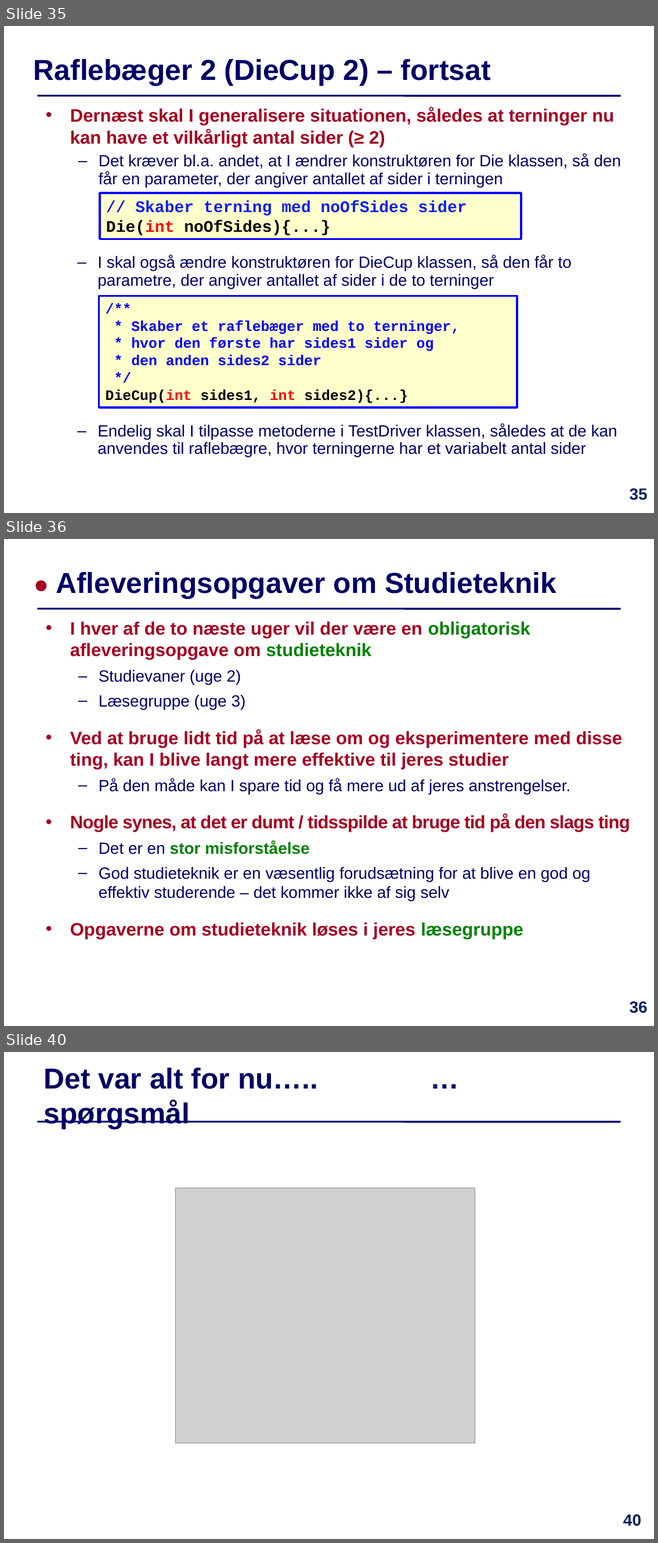
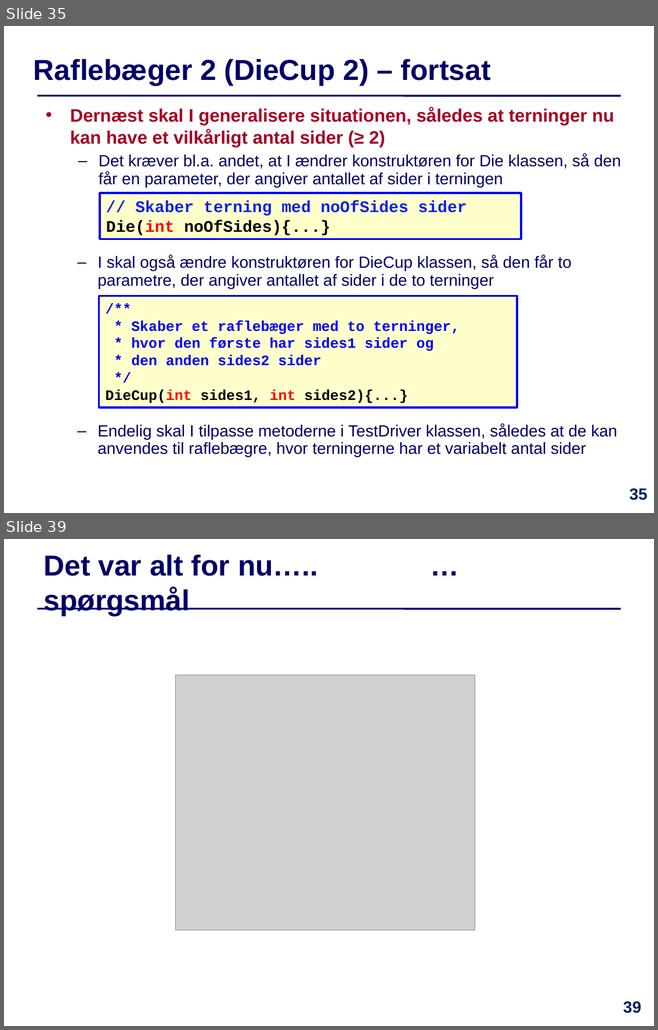
Before and after one commit to IntProgAU/Materiale, a slide deck: web/e23/uge_2a/Slides-Uge2-Mandag.pptx. Shown one above the other, each under a label of ours: slides 35, 36 and 40 before the commit, slides 35 and 39 after it; the slides between them are not shown. The pictures are 658x1543 and 658x1030 pixels, drawn with LibreOffice and Linux fonts; fonts in the diff are those of the drawing; grey boxes stand for pictures. Boxes give left, top, right and bottom in pixels: in the first picture for what was removed or moved away, otherwise in the second. Text is boxed around its words. In the diff, an @@ line names an element or a change of style, - is before the commit and + after.

```diff
--- a/web/e23/uge_2a/Slides-Uge2-Mandag.pptx
+++ b/web/e23/uge_2a/Slides-Uge2-Mandag.pptx
@@ slide 36 removed at [4, 539, 654, 1026], background #FFFFFF; not listed: 1 template element that a slide beside it also shows @@
@@ title removed at [56, 572, 556, 599] @@
-● Afleveringsopgaver om Studieteknik
@@ text removed at [70, 621, 630, 940] @@
-• I hver af de to næste uger vil der være en obligatorisk afleveringsopgave om studieteknik
-  – Studievaner (uge 2)
-  – Læsegruppe (uge 3)
-• Ved at bruge lidt tid på at læse om og eksperimentere med disse ting, kan I blive langt mere effektive til jeres studier
-  – På den måde kan I spare tid og få mere ud af jeres anstrengelser.
-  • Nogle synes, at det er dumt / tidsspilde at bruge tid på den slags ting
-  – Det er en stor misforståelse
-  – God studieteknik er en væsentlig forudsætning for at blive en god og effektiv studerende – det kommer ikke af sig selv
-  • Opgaverne om studieteknik løses i jeres læsegruppe
@@ page number removed at [629, 1001, 647, 1013] @@
-36
@@ what was slide 40 is now slide 39 @@
@@ page number at [623, 1001, 641, 1013]: text changed @@
-40
+39
```
Also in this commit, not shown: 5 slides changed, 2 other files.
